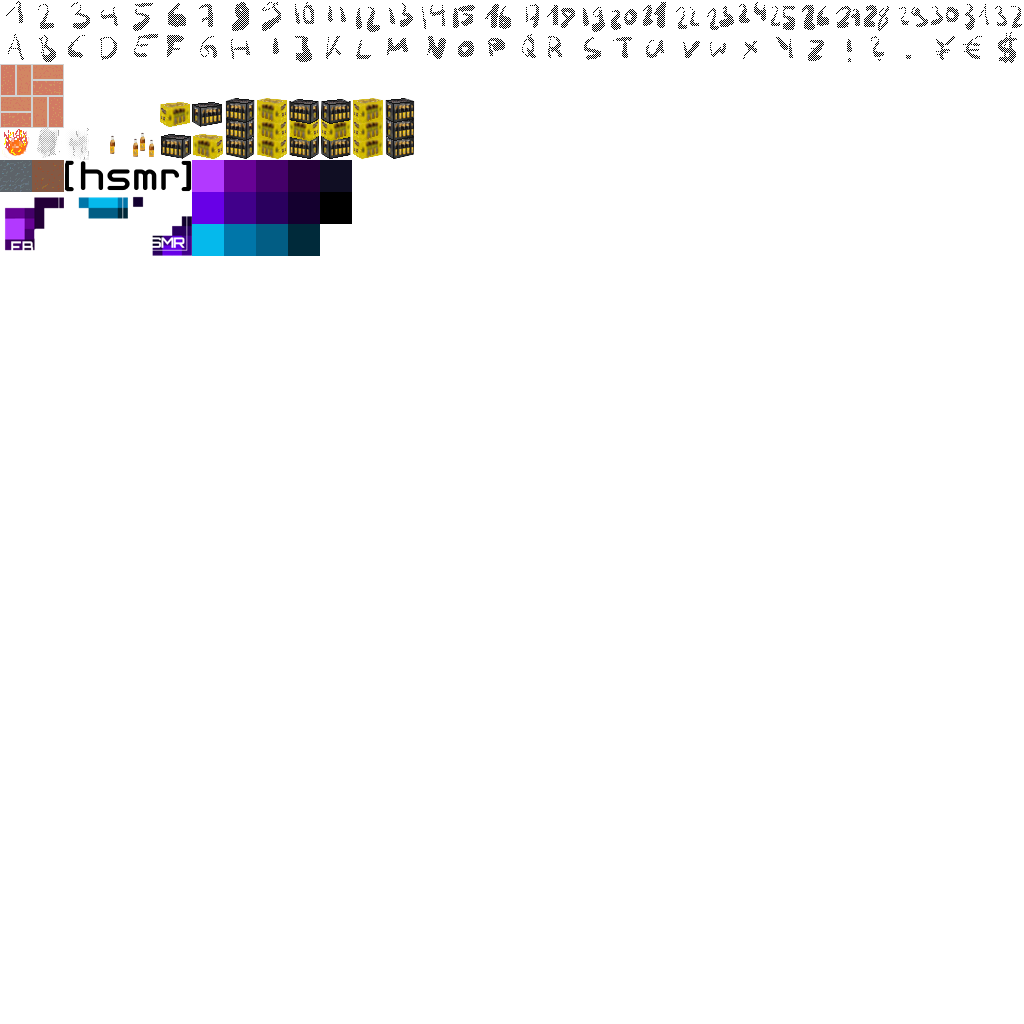
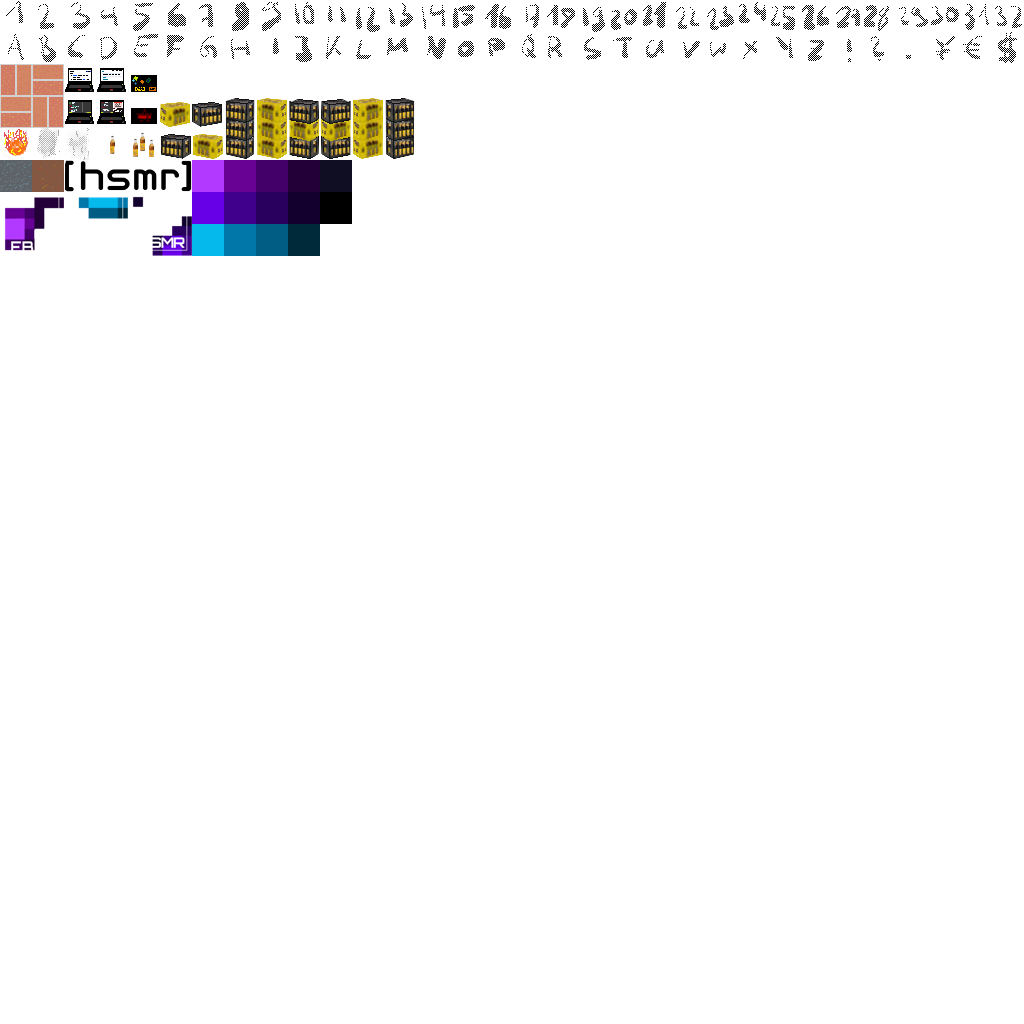
Revision of a layered (1024, 1024) image; what changed, layer by layer:
added layer "Laptop" above "rc3-colors and borders" over (65, 68, 157, 124)
painted on "rc3-colors and borders" over (65, 68, 157, 124)
painted on "Mate" over (65, 68, 157, 124)
